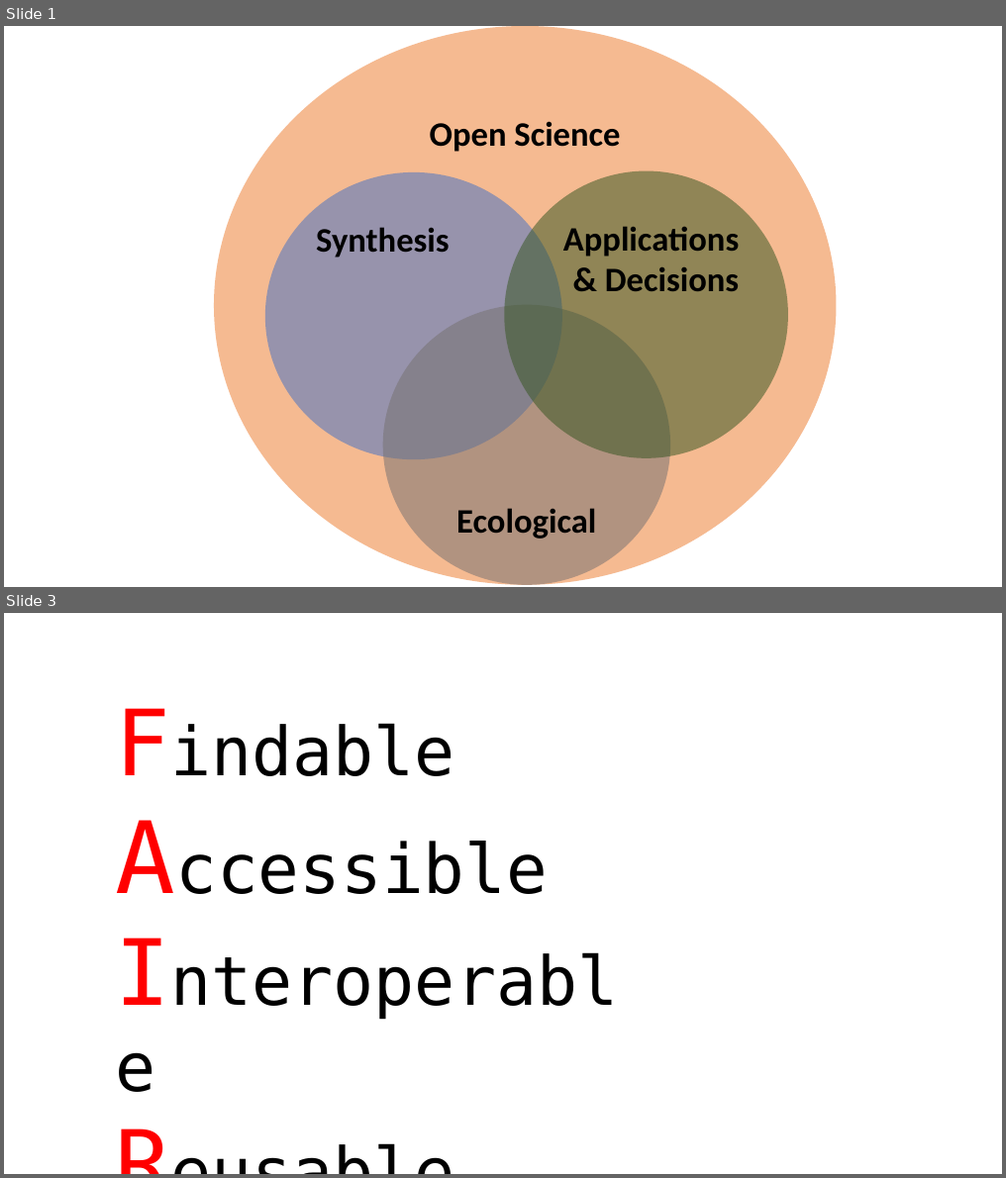
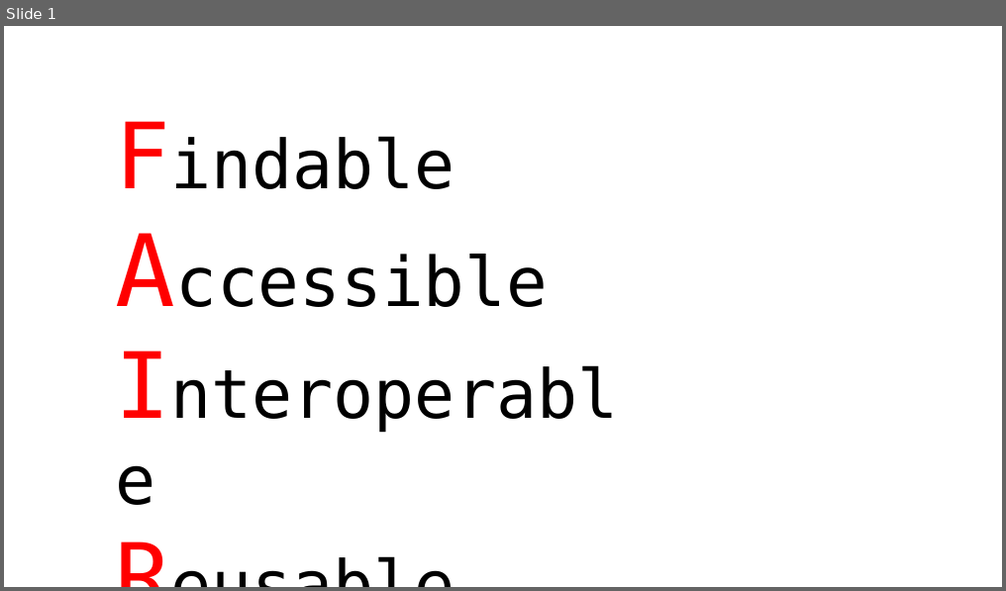
Before and after one commit to trashbirdecology/presentations, a slide deck: uflorida2019/images/efforts.pptx. Shown one above the other, each under a label of ours: slides 1 and 3 before the commit, slide 1 after it; the slides between them are not shown. The pictures are 1006x1178 and 1006x591 pixels, drawn with LibreOffice and Linux fonts; fonts in the diff are those of the drawing. Boxes give left, top, right and bottom in pixels: in the first picture for what was removed or moved away, otherwise in the second. Text is boxed around its words. In the diff, an @@ line names an element or a change of style, - is before the commit and + after.

```diff
--- a/uflorida2019/images/efforts.pptx
+++ b/uflorida2019/images/efforts.pptx
@@ slide 1 removed at <box>4,26,1002,587</box>, background #FFFFFF @@
@@ ellipse removed at <box>214,26,836,585</box> @@
-Open Science
@@ ellipse removed at <box>265,173,562,461</box> @@
-Synthesis
@@ ellipse removed at <box>504,172,788,459</box> @@
-Applications & Decisions
@@ ellipse removed at <box>383,305,670,586</box> @@
-Ecological
@@ what was slide 3 is now slide 1 @@
```
Also in this commit, not shown: 13 slides added, 1 other slide removed, 30 other files.
